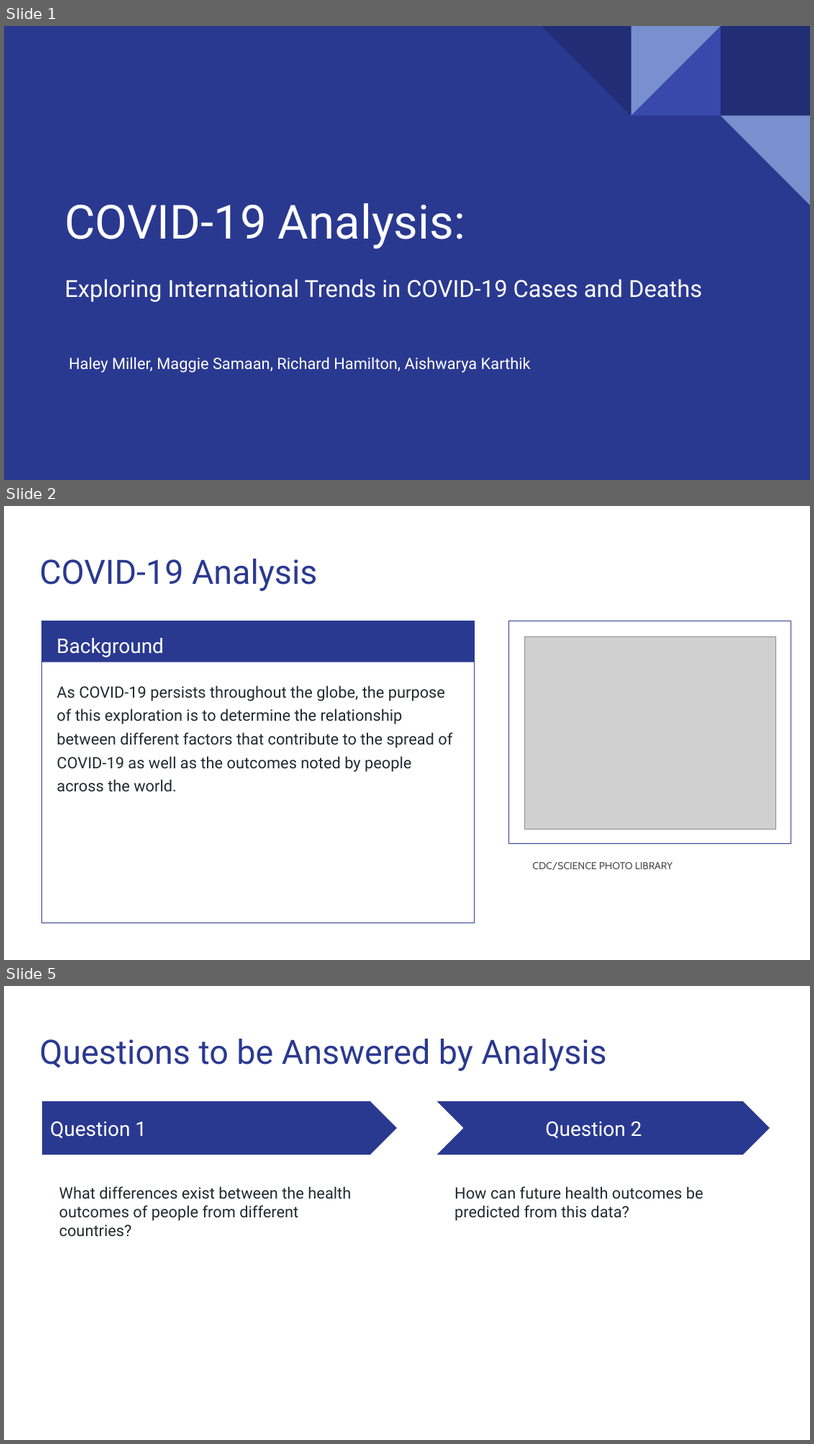
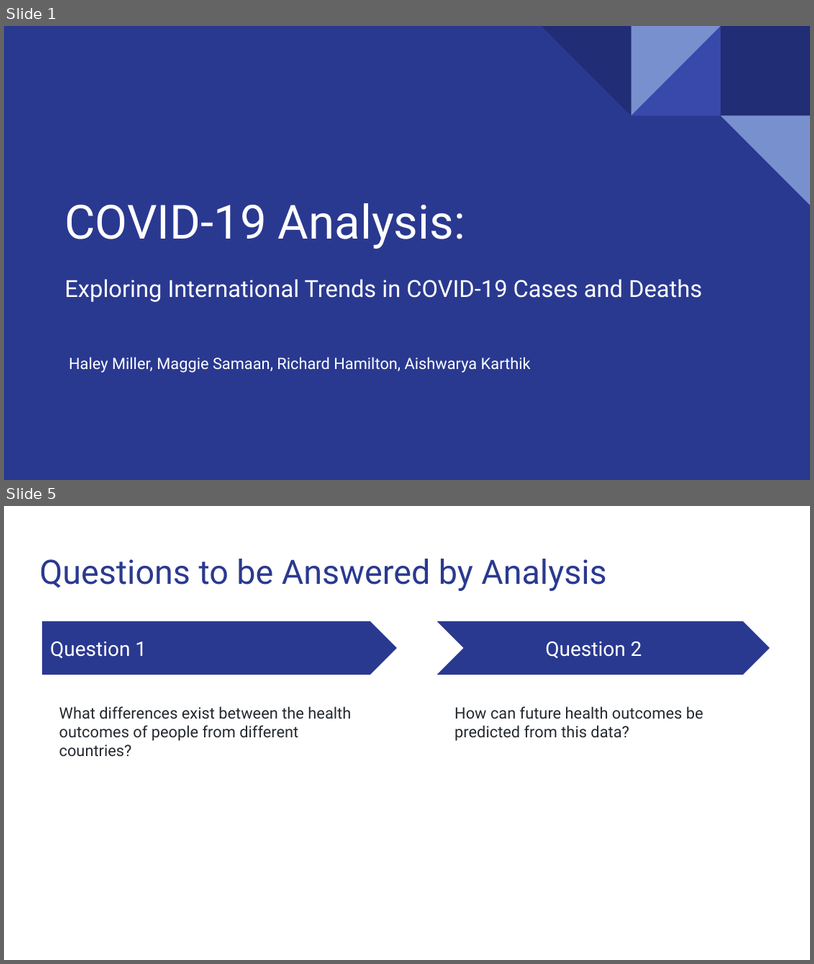
Before and after one commit to Magzzie/COVID-19_Analysis, a slide deck: COVID-19 Analysis.pptx. Shown one above the other, each under a label of ours: slides 1, 2 and 5 before the commit, slides 1 and 5 after it; the slides between them are not shown. The pictures are 814x1444 and 814x964 pixels, drawn with LibreOffice and Linux fonts; fonts in the diff are those of the drawing; grey boxes stand for pictures. Boxes give left, top, right and bottom in pixels: in the first picture for what was removed or moved away, otherwise in the second. Text is boxed around its words. In the diff, an @@ line names an element or a change of style, - is before the commit and + after.

```diff
--- a/COVID-19 Analysis.pptx
+++ b/COVID-19 Analysis.pptx
@@ slide 2 removed at [4, 506, 810, 960], background #FFFFFF @@
@@ title removed at [39, 559, 317, 591] @@
-COVID-19 Analysis
@@ rectangle removed at [42, 621, 474, 662] @@
@@ rectangle removed at [42, 621, 474, 923] @@
@@ rectangle removed at [509, 621, 792, 844] @@
@@ text removed at [57, 638, 164, 657] @@
-Background
@@ picture removed at [525, 636, 777, 829] @@
@@ text removed at [57, 685, 453, 792] @@
-As COVID-19 persists throughout the globe, the purpose of this exploration is to determine the relationship between different factors that contribute to the spread of COVID-19 as well as the outcomes noted by people across the world.
@@ text removed at [532, 862, 673, 870] @@
-CDC/SCIENCE PHOTO LIBRARY
```
Also in this commit, not shown: 3 slides changed, 4 slides added, 3 other slides removed.
